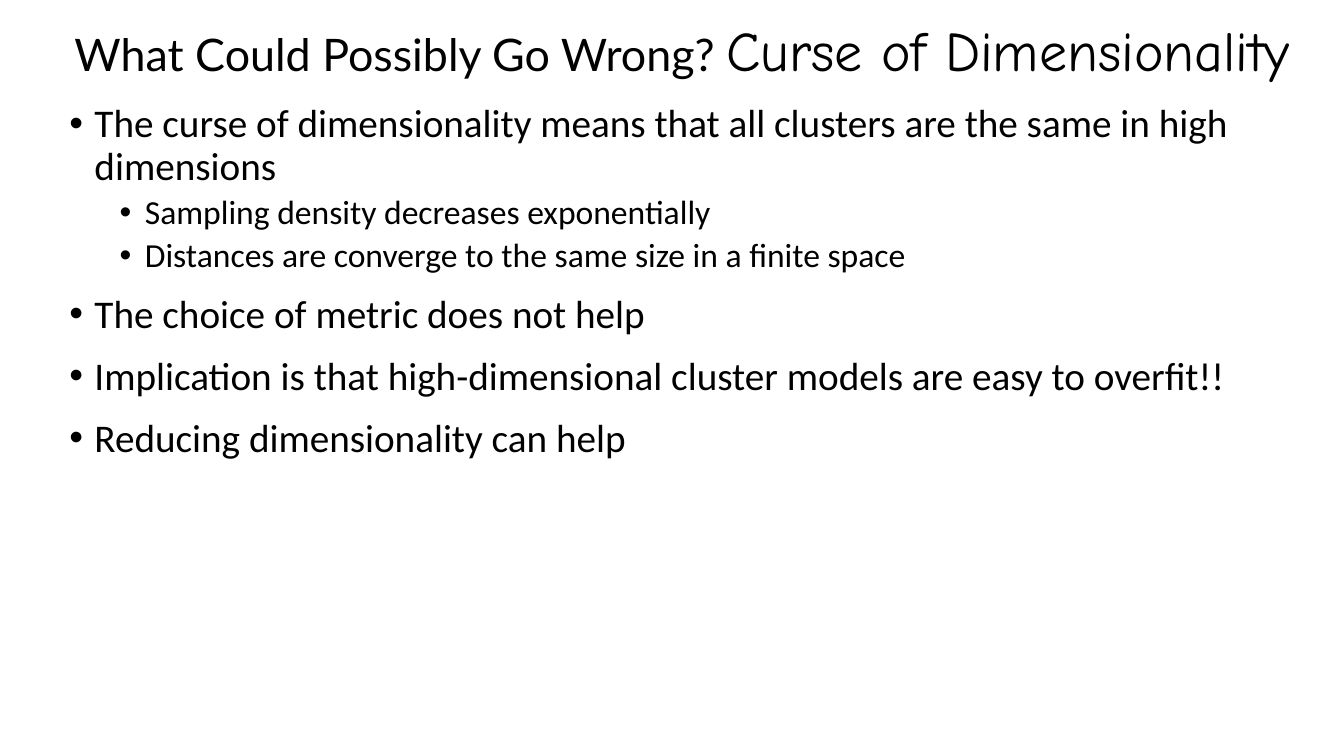
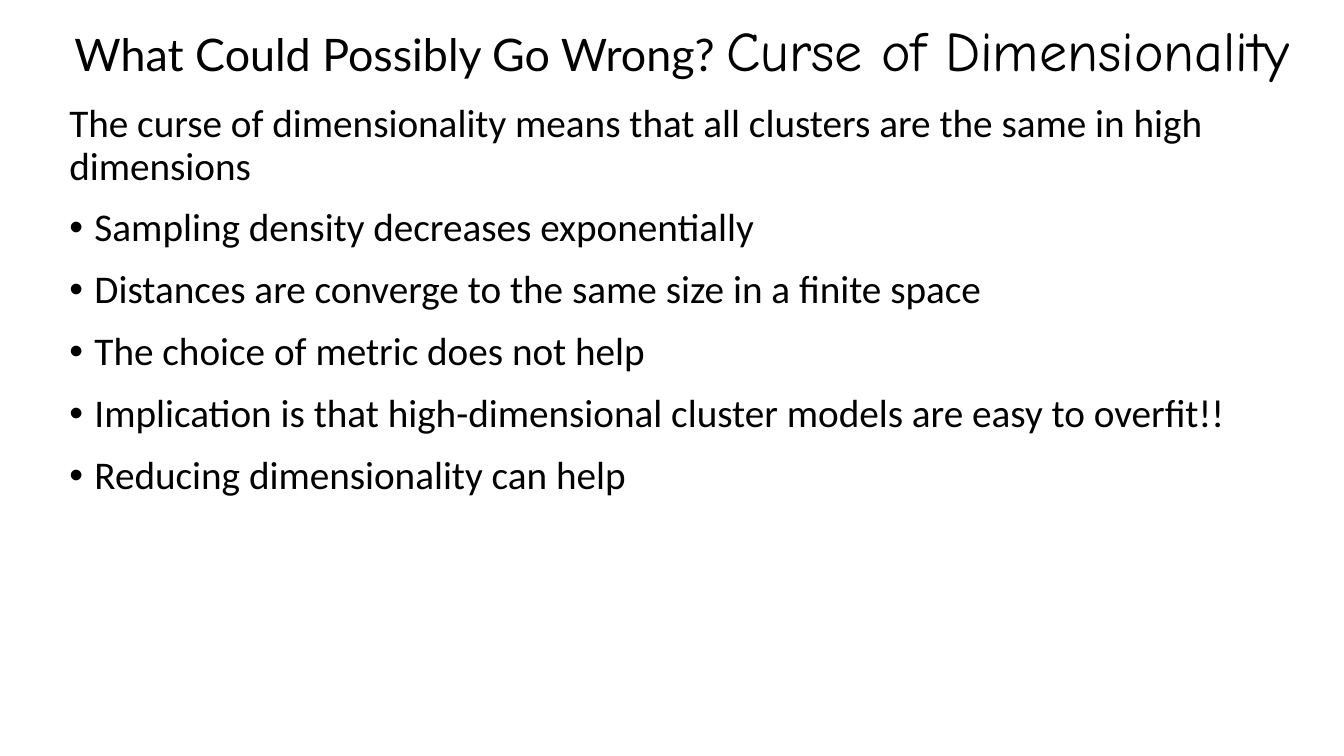
Before and after one commit to StephenElston/CSCI-E-108, a slide deck: slide 42 of slides/6_IntroductionToClustering.pptx. Drawn at 1344x756 pixels with LibreOffice and Linux fonts; fonts in the diff are those of the drawing. Boxes give left, top, right and bottom in pixels: in the first picture for what was removed or moved away, otherwise in the second. Text is boxed around its words. In the diff, an @@ line names an element or a change of style, - is before the commit and + after.

```diff
--- a/slides/6_IntroductionToClustering.pptx
+++ b/slides/6_IntroductionToClustering.pptx
@@ text at bbox=[69, 109, 1203, 310]: size 24 to 28 pt in "Sampling density decreases exponentially", "Distances are converge to the same size ..."; bullet • to none; list level 2 to 1 in "Sampling density decreases exponentially"; list level 2 to 1 in "Distances are converge to the ..." @@
```
Also in this commit, not shown: 33 other slides changed.
